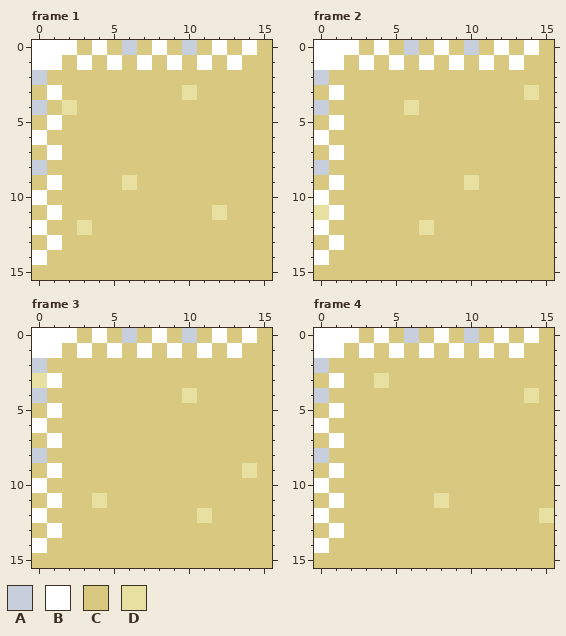
One commit to this pixel-art file: aseprite/bg_tile_desert.aseprite. The picture above was drawn from the file before the commit.
16x16 pixels, 4 frames. Shown: frame 1, frame 2, frame 3, frame 4.
Visible layers, top first: "snow_nw", "base".
Palette (. is transparent): A #c7cfdd  B #ffffff  C #d8c880  D #e8e0a0
Pixels before, frame 1, first column x 0:
 0 BBBCBCACBCACBCBC
 1 BBCBCBCBCBCBCBCC
 2 ACCCCCCCCCCCCCCC
 3 CBCCCCCCCCDCCCCC
 4 ACDCCCCCCCCCCCCC
 5 CBCCCCCCCCCCCCCC
 6 BCCCCCCCCCCCCCCC
 7 CBCCCCCCCCCCCCCC
 8 ACCCCCCCCCCCCCCC
 9 CBCCCCDCCCCCCCCC
10 BCCCCCCCCCCCCCCC
11 CBCCCCCCCCCCDCCC
12 BCCDCCCCCCCCCCCC
13 CBCCCCCCCCCCCCCC
14 BCCCCCCCCCCCCCCC
15 CCCCCCCCCCCCCCCC
Pixels before, frame 2, first column x 0:
 0 BBBCBCACBCACBCBC
 1 BBCBCBCBCBCBCBCC
 2 ACCCCCCCCCCCCCCC
 3 CBCCCCCCCCCCCCDC
 4 ACCCCCDCCCCCCCCC
 5 CBCCCCCCCCCCCCCC
 6 BCCCCCCCCCCCCCCC
 7 CBCCCCCCCCCCCCCC
 8 ACCCCCCCCCCCCCCC
 9 CBCCCCCCCCDCCCCC
10 BCCCCCCCCCCCCCCC
11 DBCCCCCCCCCCCCCC
12 BCCCCCCDCCCCCCCC
13 CBCCCCCCCCCCCCCC
14 BCCCCCCCCCCCCCCC
15 CCCCCCCCCCCCCCCC
Pixels before, frame 3, first column x 0:
 0 BBBCBCACBCACBCBC
 1 BBCBCBCBCBCBCBCC
 2 ACCCCCCCCCCCCCCC
 3 DBCCCCCCCCCCCCCC
 4 ACCCCCCCCCDCCCCC
 5 CBCCCCCCCCCCCCCC
 6 BCCCCCCCCCCCCCCC
 7 CBCCCCCCCCCCCCCC
 8 ACCCCCCCCCCCCCCC
 9 CBCCCCCCCCCCCCDC
10 BCCCCCCCCCCCCCCC
11 CBCCDCCCCCCCCCCC
12 BCCCCCCCCCCDCCCC
13 CBCCCCCCCCCCCCCC
14 BCCCCCCCCCCCCCCC
15 CCCCCCCCCCCCCCCC
Pixels before, frame 4, first column x 0:
 0 BBBCBCACBCACBCBC
 1 BBCBCBCBCBCBCBCC
 2 ACCCCCCCCCCCCCCC
 3 CBCCDCCCCCCCCCCC
 4 ACCCCCCCCCCCCCDC
 5 CBCCCCCCCCCCCCCC
 6 BCCCCCCCCCCCCCCC
 7 CBCCCCCCCCCCCCCC
 8 ACCCCCCCCCCCCCCC
 9 CBCCCCCCCCCCCCCC
10 BCCCCCCCCCCCCCCC
11 CBCCCCCCDCCCCCCC
12 BCCCCCCCCCCCCCCD
13 CBCCCCCCCCCCCCCC
14 BCCCCCCCCCCCCCCC
15 CCCCCCCCCCCCCCCC
After the commit:
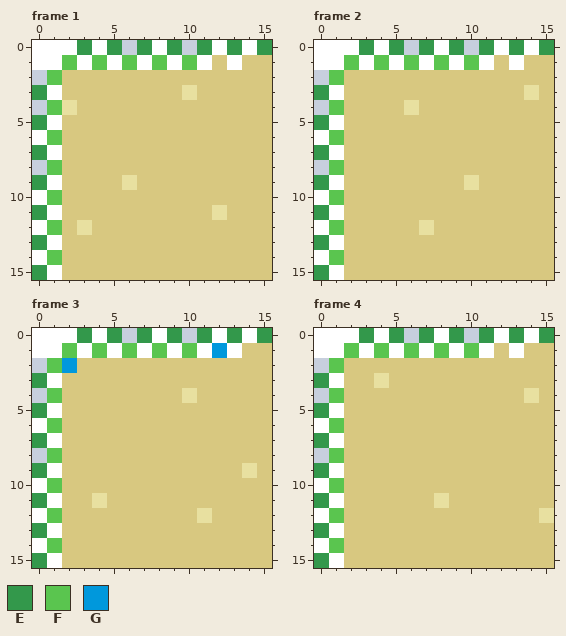
Colours new in this view: E #33984b  F #5ac54f  G #0098dc
What changed:
layer "water_w" now shown
layer "water_nw" now shown
layer "grass_w" now shown
layer "grass_nw" now shown
layer "rock_w" now shown
layer "snow_w" now shown
Frame 1, layers "snow_w", "grass_nw":
y 0: x 3 C -> E; x 5 C -> E; x 7 C -> E; x 9 C -> E; x 11 C -> E; x 13 C -> E; x 15 C -> E
y 1: x 2 C -> F; x 4 C -> F; x 6 C -> F; x 8 C -> F; x 10 C -> F
y 2: x 1 C -> F
y 3: x 0 C -> E
y 4: x 1 C -> F
y 5: x 0 C -> E
y 6: x 1 C -> F
y 7: x 0 C -> E
y 8: x 1 C -> F
y 9: x 0 C -> E
y 10: x 1 C -> F
y 11: x 0 C -> E
y 12: x 1 C -> F
y 13: x 0 C -> E
y 14: x 1 C -> F
y 15: x 0..1 CC -> EB
Frame 2, layers "snow_w", "grass_nw":
y 0: x 3 C -> E; x 5 C -> E; x 7 C -> E; x 9 C -> E; x 11 C -> E; x 13 C -> E; x 15 C -> E
y 1: x 2 C -> F; x 4 C -> F; x 6 C -> F; x 8 C -> F; x 10 C -> F
y 2: x 1 C -> F
y 3: x 0 C -> E
y 4: x 1 C -> F
y 5: x 0 C -> E
y 6: x 1 C -> F
y 7: x 0 C -> E
y 8: x 1 C -> F
y 9: x 0 C -> E
y 10: x 1 C -> F
y 11: x 0 D -> E
y 12: x 1 C -> F
y 13: x 0 C -> E
y 14: x 1 C -> F
y 15: x 0..1 CC -> EB
Frame 3, layers "snow_w", "grass_nw", "water_nw":
y 0: x 3 C -> E; x 5 C -> E; x 7 C -> E; x 9 C -> E; x 11 C -> E; x 13 C -> E; x 15 C -> E
y 1: x 2 C -> F; x 4 C -> F; x 6 C -> F; x 8 C -> F; x 10 C -> F; x 12 C -> G
y 2: x 1..2 CC -> FG
y 3: x 0 D -> E
y 4: x 1 C -> F
y 5: x 0 C -> E
y 6: x 1 C -> F
y 7: x 0 C -> E
y 8: x 1 C -> F
y 9: x 0 C -> E
y 10: x 1 C -> F
y 11: x 0 C -> E
y 12: x 1 C -> F
y 13: x 0 C -> E
y 14: x 1 C -> F
y 15: x 0..1 CC -> EB
Frame 4, layers "snow_w", "grass_nw": the same change as frame 1
Pixel boxes of the changes (left, top, right, bottom) in both pictures:
changed: (32, 40, 272, 280)
changed: (314, 40, 554, 280)
changed: (32, 328, 272, 568)
changed: (314, 328, 554, 568)
